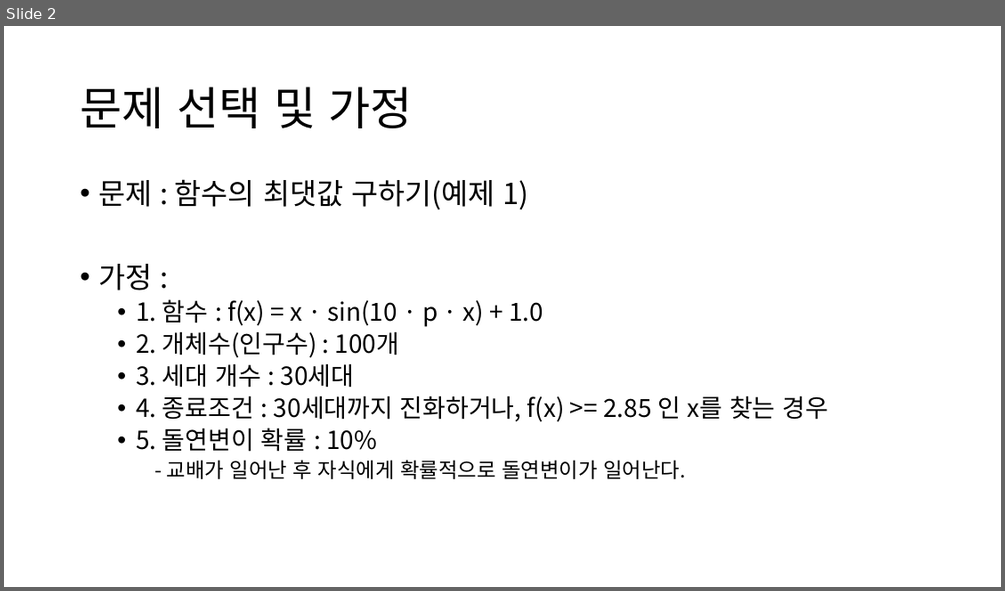
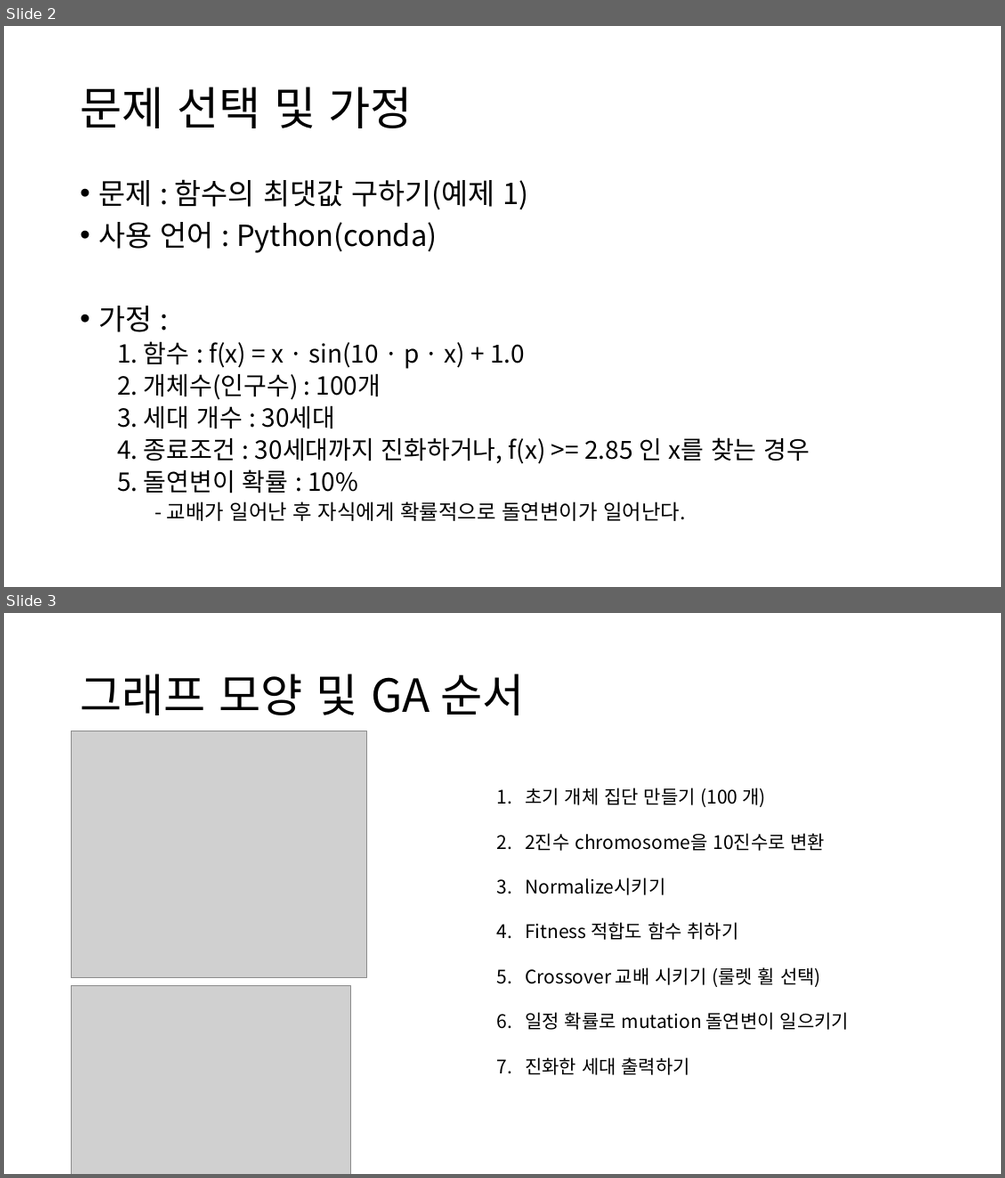
Before and after one commit to hhtboy/GeneticAlgorithm-FindMaxValue, a slide deck: 과제3_2019124206_황현택.pptx. Shown one above the other, each under a label of ours: slide 2 before the commit, slides 2 and 3 after it. The pictures are 1005x591 and 1005x1178 pixels, drawn with LibreOffice and Linux fonts; fonts in the diff are those of the drawing; grey boxes stand for pictures. Boxes give left, top, right and bottom in pixels: in the first picture for what was removed or moved away, otherwise in the second. Text is boxed around its words. In the diff, an @@ line names an element or a change of style, - is before the commit and + after.

```diff
--- a/과제3_2019124206_황현택.pptx
+++ b/과제3_2019124206_황현택.pptx
@@ slide 3 added at <box>4,613,1001,1174</box>, background #FFFFFF @@
@@ title added at <box>80,674,524,715</box>, 44 pt, text #000000 @@
+그래프 모양 및 GA 순서
@@ picture added at <box>72,730,367,978</box> @@
@@ text added at <box>525,787,849,1075</box>, 18 pt, text #000000 @@
+1. 초기 개체 집단 만들기 (100 개)
+2. 2진수 chromosome을 10진수로 변환
+3. Normalize시키기
+4. Fitness 적합도 함수 취하기
+5. Crossover 교배 시키기 (룰렛 휠 선택)
+6. 일정 확률로 mutation 돌연변이 일으키기
+7. 진화한 세대 출력하기
@@ picture added at <box>72,985,351,1174</box> @@
@@ slide 2 changed as well @@
@@ text at <box>98,222,437,253</box>: paragraph added @@
+• 사용 언어 : Python(conda)
@@ text at <box>117,341,809,493</box>: bullet • to none @@
```
Also in this commit, not shown: 1 other slide changed, 7 other slides added, 1 other file.
